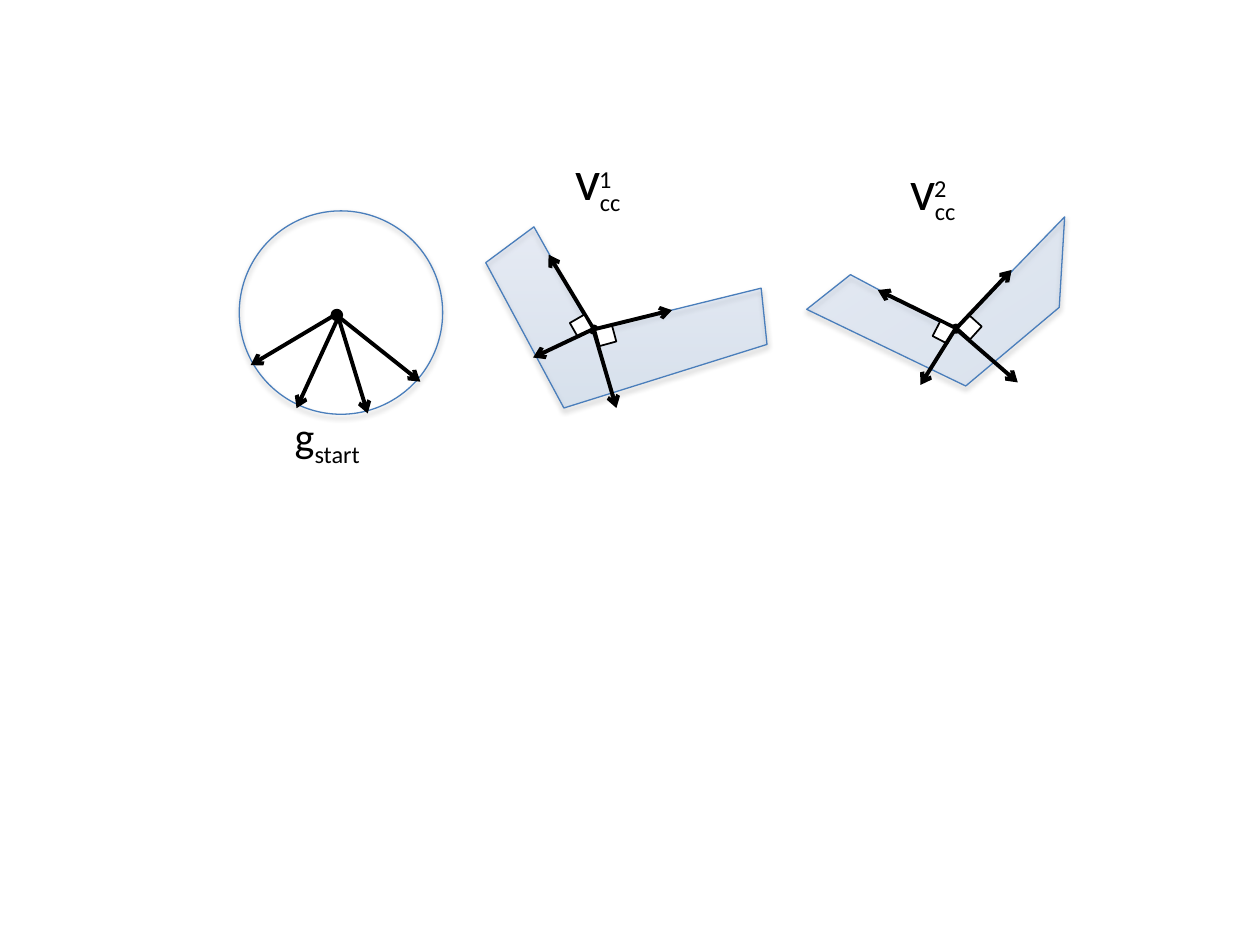
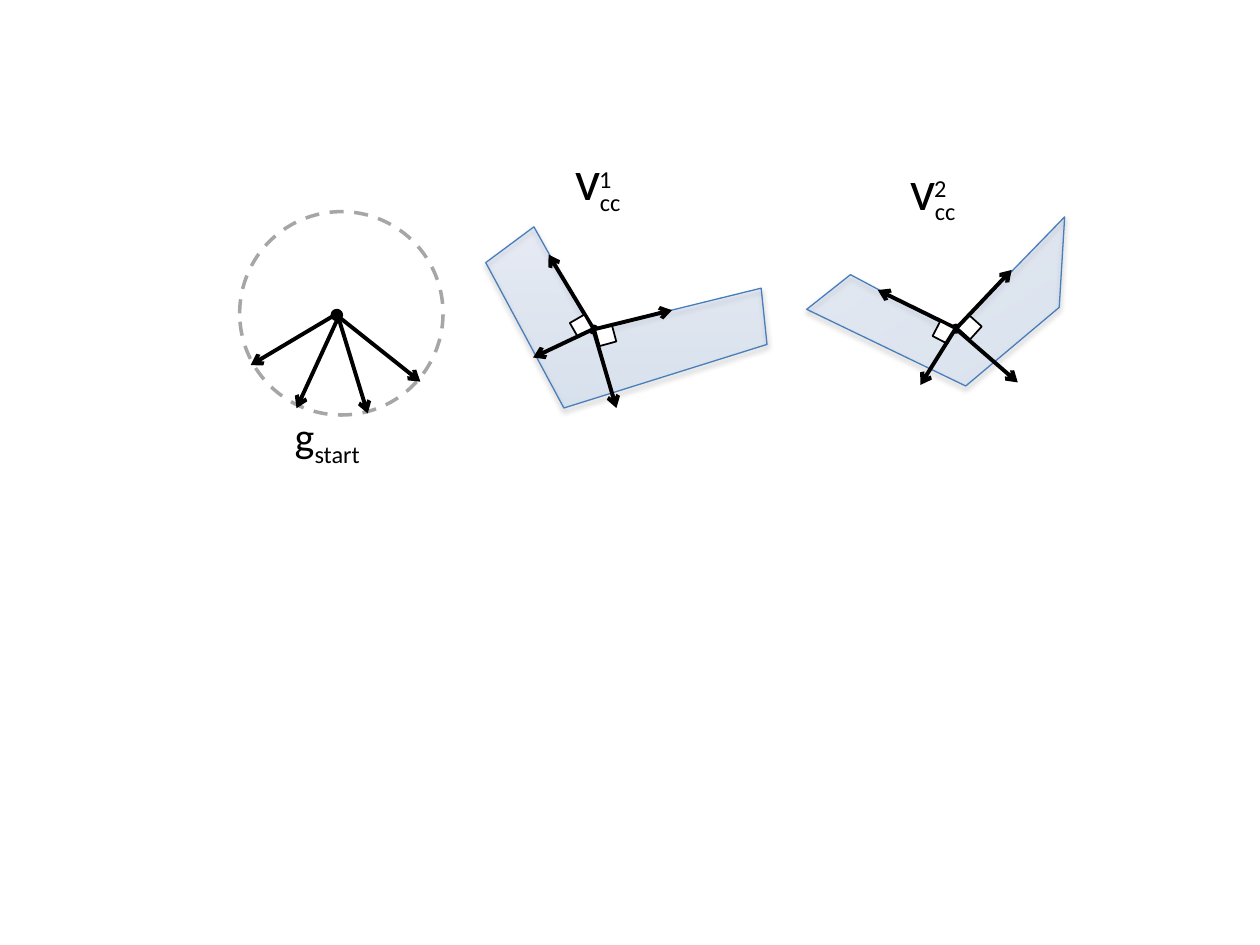
Before and after one commit to pcottle/MastersThesis, a slide deck: slide 19 of figures/figures.pptx. Drawn at 1260x945 pixels with LibreOffice and Linux fonts; fonts in the diff are those of the drawing. Boxes give left, top, right and bottom in pixels: in the first picture for what was removed or moved away, otherwise in the second. Text is boxed around its words. In the diff, an @@ line names an element or a change of style, - is before the commit and + after.

```diff
--- a/figures/figures.pptx
+++ b/figures/figures.pptx
@@ ellipse at [239,212,442,415]: fill none to #FFFFFF; outline #4B7EBC 0.75 pt to #A6A6A6 2 pt dashed; shadow off @@
```
Also in this commit, not shown: 6 other slides changed, 1 slide added, 7 other files.
